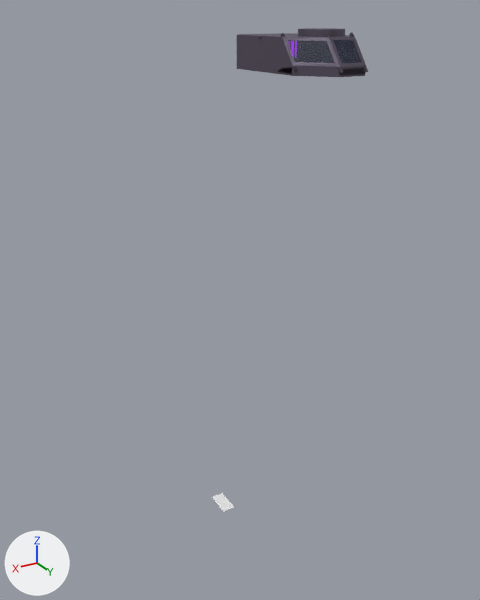
One commit to the Blender file blender/ship2.blend: the scene before it, then after it.
Camera for both pictures: a 50 mm lens placed at (42.5, 75.2, 73.4), pointed at (-23.7, -35.1, 18.2). Arrows for +X, +Y and +Z are at lower left; the lights stay in place. The first picture is the older version.

Script lines for the objects in view, before the commit:
```python
me_cube_001 = bpy.data.meshes.new('Cube.001')
me_cube_001.from_pydata([(-4.5, 11.5, 1.0), (-10.2, 4.0, 1.0), (-10.2, 0.5, 5.7), (-4.5, 8.0, 5.7), (10.2, 4.0, 1.0), (4.5, 11.5, 1.0), (4.5, 8.0, 5.7), (10.2, 0.5, 5.7), (3.0, 12.2, 0.9), (-3.0, 12.2, 0.9), (-3.0, 8.6, 5.8), (3.0, 8.6, 5.8)], [], [(4, 5, 6, 7), (8, 9, 10, 11), (0, 1, 2, 3)])
me_cube_001.materials.append(mat_glass)  # dark blue #454c61
me_plane_008 = bpy.data.meshes.new('Plane.008')
me_plane_008.from_pydata([(-1.0, -1.0, 0.0), (1.0, -1.0, 0.0), (-1.0, 1.0, 0.0), (1.0, 1.0, 0.0)], [], [(0, 1, 3, 2)])
me_plane_008.materials.append(mat_metal_plate_011)  # its picture is missing
me_plane_009 = bpy.data.meshes.new('Plane.009')
me_plane_009.from_pydata([(-1.0, -1.0, 0.0), (1.0, -1.0, 0.0), (-1.0, 1.0, 0.0), (1.0, 1.0, 0.0)], [], [(0, 1, 3, 2)])
me_plane_009.materials.append(mat_scifi_wall_003)  # its picture is missing
ob_plane_004 = bpy.data.objects.new('Plane.004', me_plane_008)
ob_plane_004.location = (0.0, 0.0, 0.0)
ob_plane_005 = bpy.data.objects.new('Plane.005', me_plane_009)
ob_plane_005.location = (0.0, -2.0, 0.0)
ob_shiporigin = bpy.data.objects.new('ShipOrigin', None)
ob_shiporigin.location = (-64.0, -64.0, 62.0)
ob_windows = bpy.data.objects.new('Windows', me_cube_001)
ob_windows.parent = ob_shiporigin
ob_windows.location = (0.0, 0.0, 0.0)
_m = ob_windows.modifiers.new('Solidify', 'SOLIDIFY')
_m.thickness = 0.2
# also in view: 'Cockpit' at (-64.0, -70.6, 64.2)
```
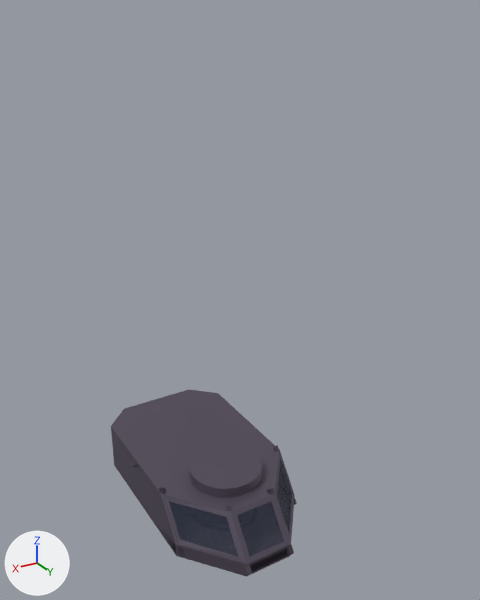
ob_shiporigin is not drawn itself; it is the parent of ob_cockpit, ob_windows, ob_combatplatform, ob_leaderboard, ob_engineconduit, ob_railing, ob_pillar, ob_cockpit_001.

Edits to the bpy script that builds the scene:
```text
Change ob_shiporigin:
    ob_shiporigin.location: (-64.0, -64.0, 62.0) -> (0.0, 0.0, 0.0)
Remove ob_plane_004:
    ob_plane_004 = bpy.data.objects.new('Plane.004', me_plane_008)
    ob_plane_004.location = (0.0, 0.0, 0.0)
Remove ob_plane_005:
    ob_plane_005 = bpy.data.objects.new('Plane.005', me_plane_009)
    ob_plane_005.location = (0.0, -2.0, 0.0)
```

Pixel boxes (x1, y1, x2, y2) of what changed, in the pictures (480 x 600 px):
'Cockpit', moved
    before: (237, 33, 366, 77)
    after: (111, 389, 294, 576)
'Windows', moved
    before: (287, 40, 362, 63)
    after: (169, 460, 292, 557)
'Cylinder.005', moved
    before: (298, 28, 345, 37)
    after: (190, 444, 262, 498)
'Cockpit.001', moved
    before: (280, 32, 368, 74)
    after: (159, 445, 297, 575)
'CombatPlatform', moved (mostly hidden)
    before: (277, 67, 365, 75)
    after: (159, 528, 287, 571)
'Plane.004', deleted
    before: (218, 500, 234, 511)
'Plane.005', deleted
    before: (212, 493, 228, 504)
'Hose', moved (not visible before)
    after: (133, 463, 138, 467)
